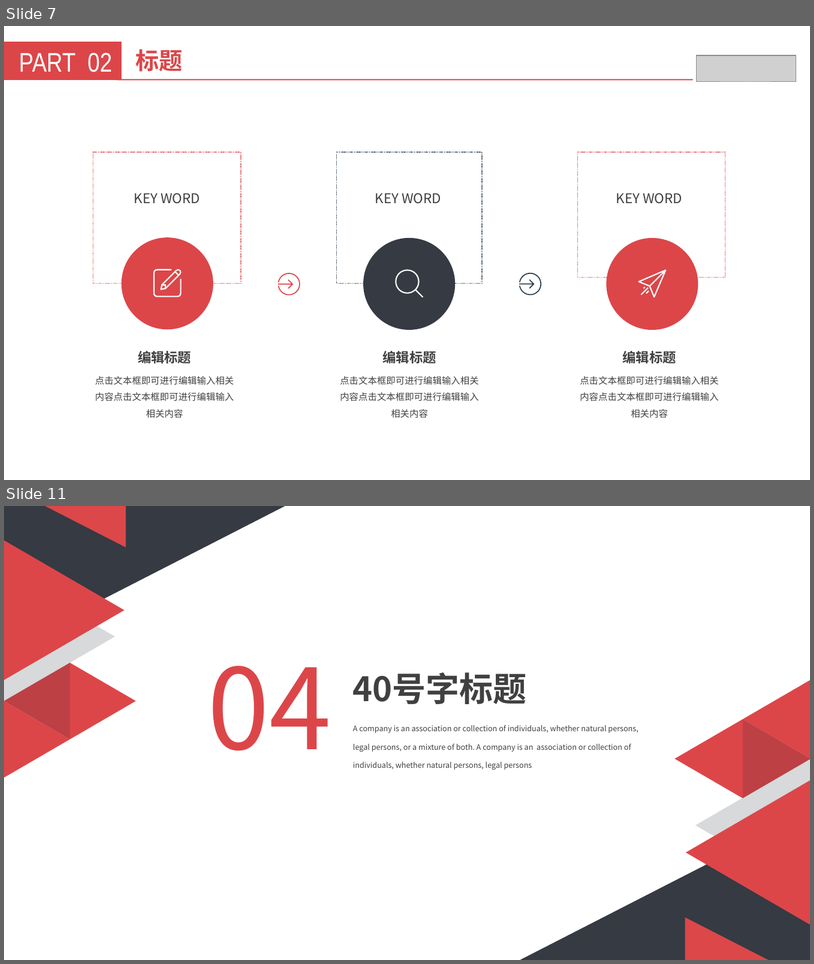
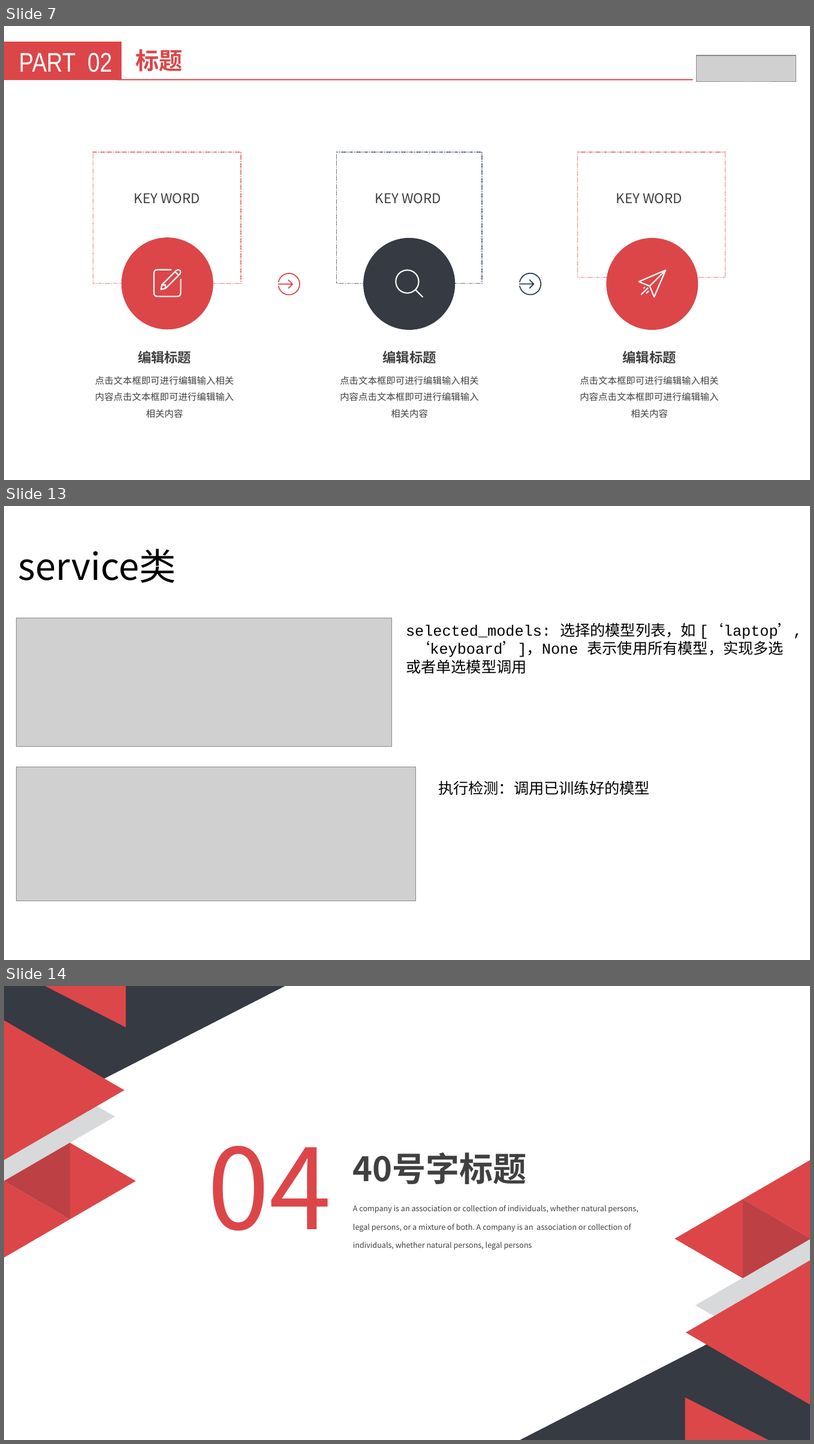
Before and after one commit to Deadnumb/OfficialVision, a slide deck: docs/办公室对象检测系统.pptx. Shown one above the other, each under a label of ours: slides 7 and 11 before the commit, slides 7, 13 and 14 after it; the slides between them are not shown. The pictures are 814x964 and 814x1444 pixels, drawn with LibreOffice and Linux fonts; fonts in the diff are those of the drawing; grey boxes stand for pictures. Boxes give left, top, right and bottom in pixels: in the first picture for what was removed or moved away, otherwise in the second. Text is boxed around its words. In the diff, an @@ line names an element or a change of style, - is before the commit and + after.

Commit message:
修正全部模型调用bug

```diff
--- a/docs/办公室对象检测系统.pptx
+++ b/docs/办公室对象检测系统.pptx
@@ slide 13 added at [4,506,810,960], background #FFFFFF @@
@@ title added at [18,549,177,583], 44 pt, text #000000 @@
+service类
@@ picture added at [17,618,392,746] @@
@@ text added at [406,622,803,673], 18 pt, text #000000 @@
+selected_models: 选择的模型列表，如 [‘laptop’, ‘keyboard’]，None 表示使用所有模型，实现多选或者单选模型调用
@@ picture added at [17,768,417,901] @@
@@ text added at [438,780,650,795], 18 pt, text #000000 @@
+执行检测：调用已训练好的模型
@@ what was slide 11 is now slide 14 @@
```
Also in this commit, not shown: 2 slides changed, 3 other slides added, 1 slide removed.
